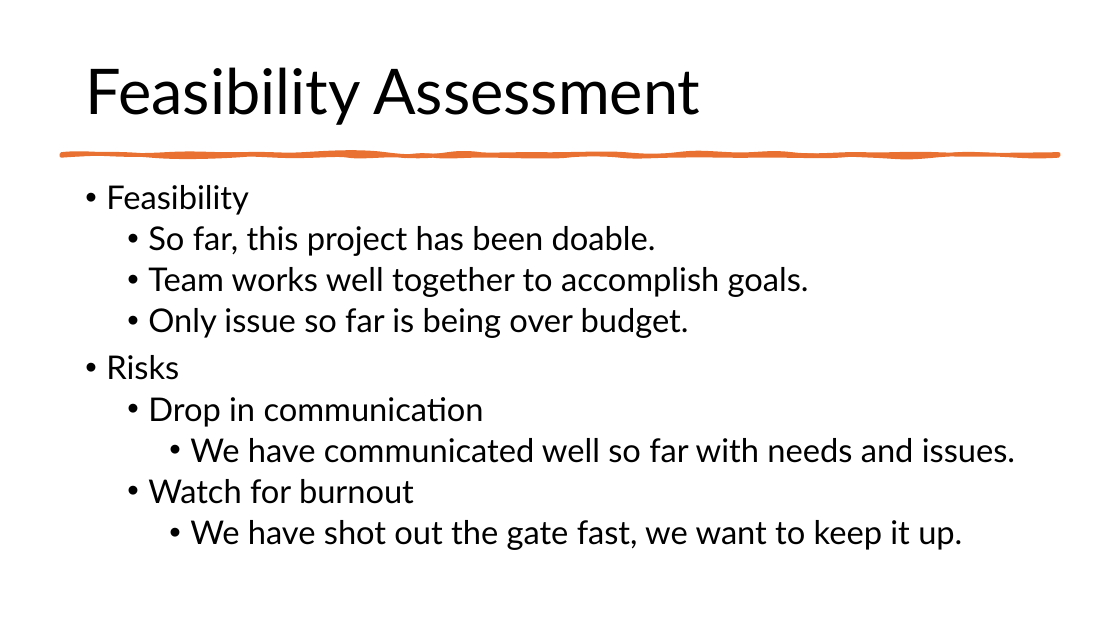
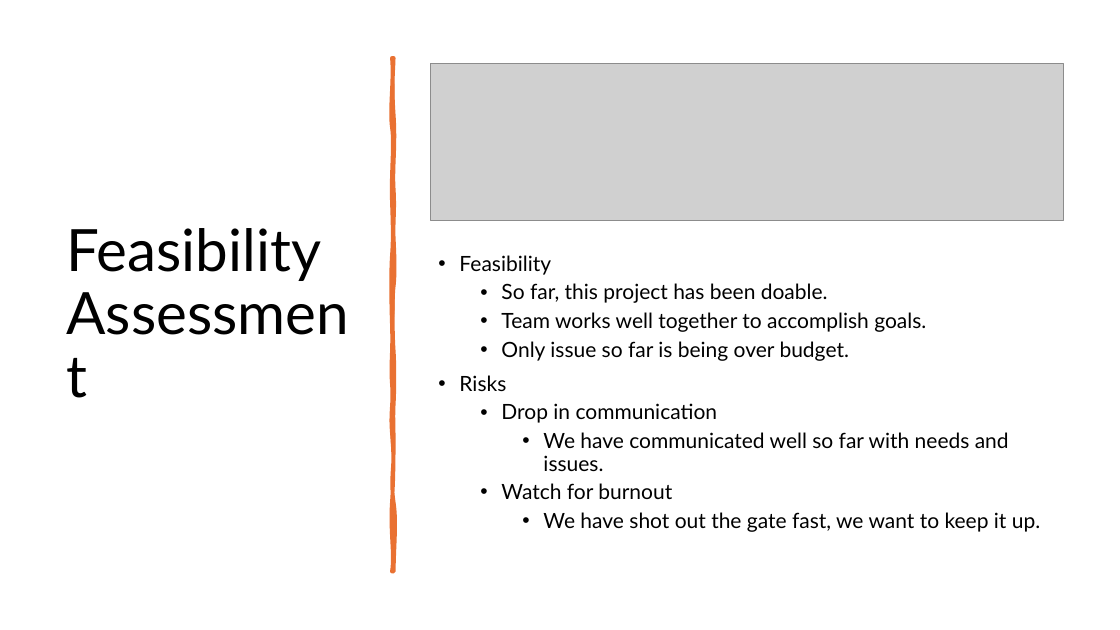
Before and after one commit to Tannyr-Singleterry/ECE590_SeniorDesign, a slide deck: slide 19 of Documents/FInal Presentation/Final_Presentation.pptx. Drawn at 1120x630 pixels with LibreOffice and Linux fonts; fonts in the diff are those of the drawing; grey boxes stand for pictures. Boxes give left, top, right and bottom in pixels: in the first picture for what was removed or moved away, otherwise in the second. Text is boxed around its words. In the diff, an @@ line names an element or a change of style, - is before the commit and + after.

```diff
--- a/Documents/FInal Presentation/Final_Presentation.pptx
+++ b/Documents/FInal Presentation/Final_Presentation.pptx
@@ title "Feasibility Assessment": place and size @@
-title "Feasibility Assessment" at [85,67,700,125]
+title "Feasibility Assessment" at [66,228,321,281]
@@ title "Feasibility Assessment" at [66,228,321,281]: size 54 to 50 pt @@
@@ freeform shape added at [392,58,394,571], fill #E97132, outline #E97132 3.25 pt @@
@@ picture added at [430,64,1064,221] @@
@@ freeform shape removed at [61,154,1059,155] @@
@@ text "Feasibility": place and size @@
-text "Feasibility" at [106,185,1015,550]
+text "Feasibility" at [459,255,1040,532]
@@ text "Feasibility" at [459,255,1040,532]: size 28 to 18 pt @@
```
Also in this commit, not shown: 1 other slide changed.
